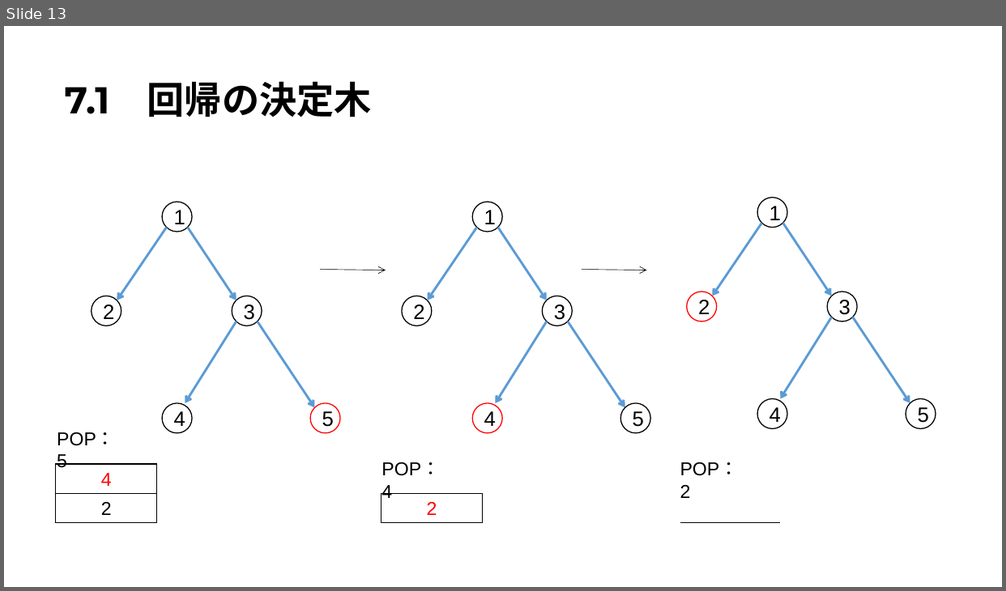
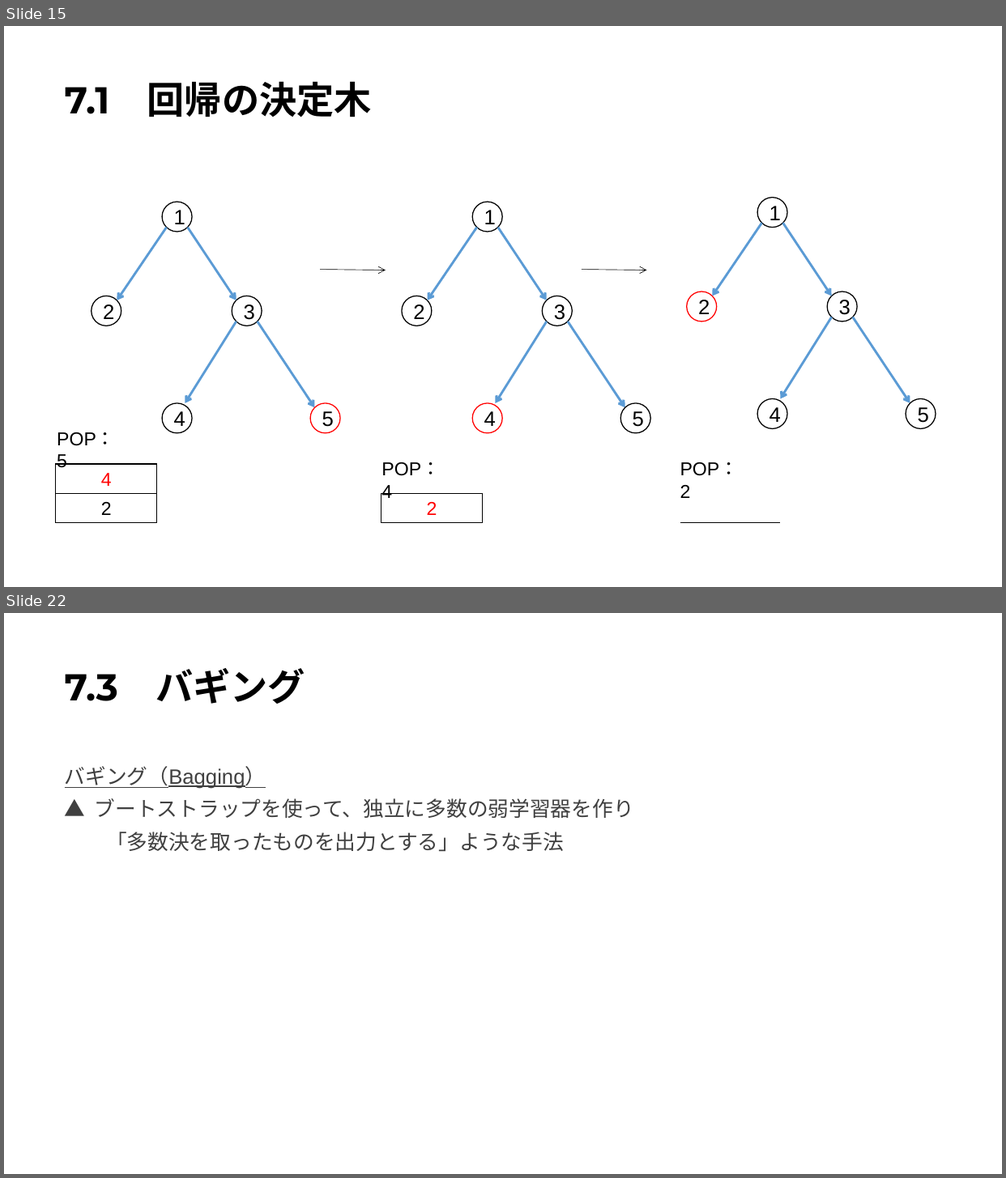
Before and after one commit to Harrry1206/-Graduation-research2, a slide deck: 第7章決定木.pptx. Shown one above the other, each under a label of ours: slide 13 before the commit, slides 15 and 22 after it; the slides between them are not shown. The pictures are 1006x591 and 1006x1178 pixels, drawn with LibreOffice and Linux fonts; fonts in the diff are those of the drawing. Boxes give left, top, right and bottom in pixels: in the first picture for what was removed or moved away, otherwise in the second. Text is boxed around its words. In the diff, an @@ line names an element or a change of style, - is before the commit and + after.

```diff
--- a/第7章決定木.pptx
+++ b/第7章決定木.pptx
@@ slide 22 added at (4, 613, 1002, 1174), background #FFFFFF @@
@@ title added at (65, 668, 305, 704), 36 pt, text #000000, bold @@
+7.3 バギング
@@ text added at (65, 766, 634, 851), 20 pt, text #404040 @@
+バギング（Bagging）
+▲ ブートストラップを使って、独立に多数の弱学習器を作り
+「多数決を取ったものを出力とする」ような手法
@@ what was slide 13 is now slide 15 @@
```
Also in this commit, not shown: 3 slides changed, 9 other slides added.
